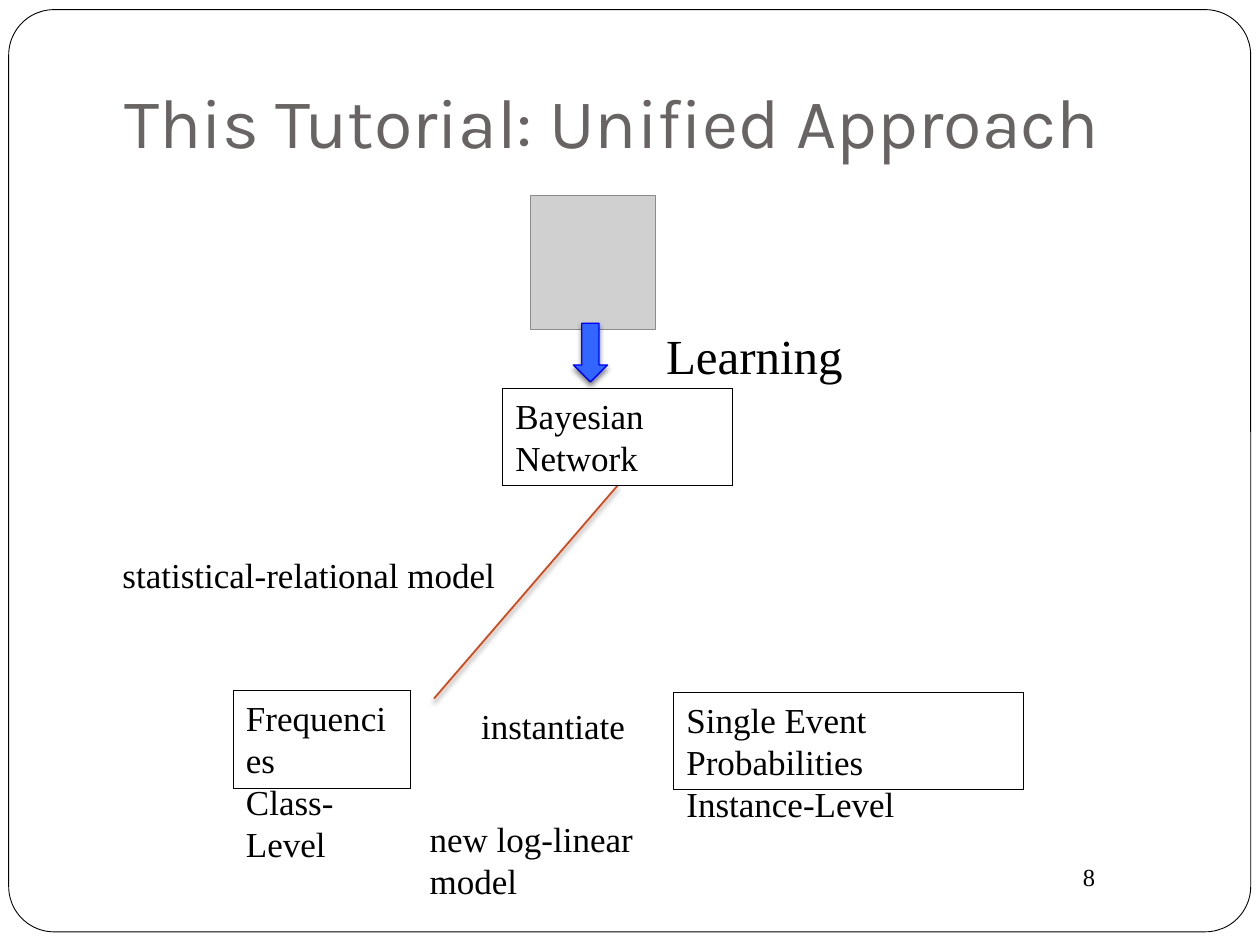
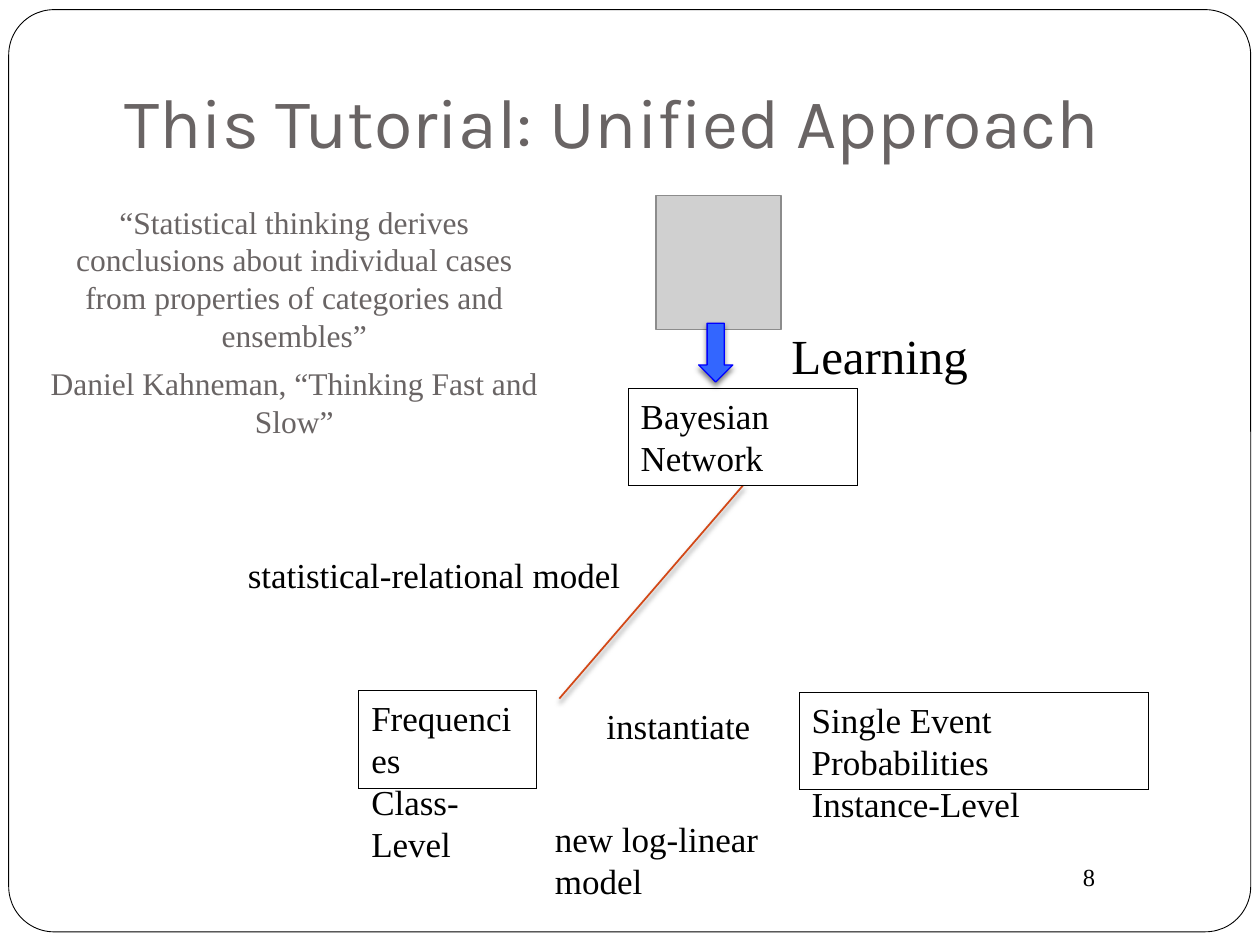
Before and after one commit to oschulte/srl-tutorial-slides, a slide deck: slide 8 of ch5-rel-bayes-net-classifier.pptx. Drawn at 1260x945 pixels with LibreOffice and Linux fonts; fonts in the diff are those of the drawing; grey boxes stand for pictures; background and template pictures are left out. Boxes give left, top, right and bottom in pixels: in the first picture for what was removed or moved away, otherwise in the second. Text is boxed around its words. In the diff, an @@ line names an element or a change of style, - is before the commit and + after.

Commit message:
revising slides
almost all done except for anomaly
still want to add bbs to tutorial

```diff
--- a/ch5-rel-bayes-net-classifier.pptx
+++ b/ch5-rel-bayes-net-classifier.pptx
@@ text added at box(51, 212, 537, 401), 18 pt, text #696464 @@
+“Statistical thinking derives conclusions about individual cases from properties of categories and ensembles”
+Daniel Kahneman, “Thinking Fast and Slow”
@@ 4 texts, 3 rectangles, 1 picture, 1 down arrow, 1 line: place and size @@
-4 texts, 3 rectangles, 1 picture, 1 down arrow, 1 line at box(122, 195, 1023, 895)
+4 texts, 3 rectangles, 1 picture, 1 down arrow, 1 line at box(248, 195, 1148, 895)
```
Also in this commit, not shown: 10 other slides changed, 6 slides added, 5 other files.
